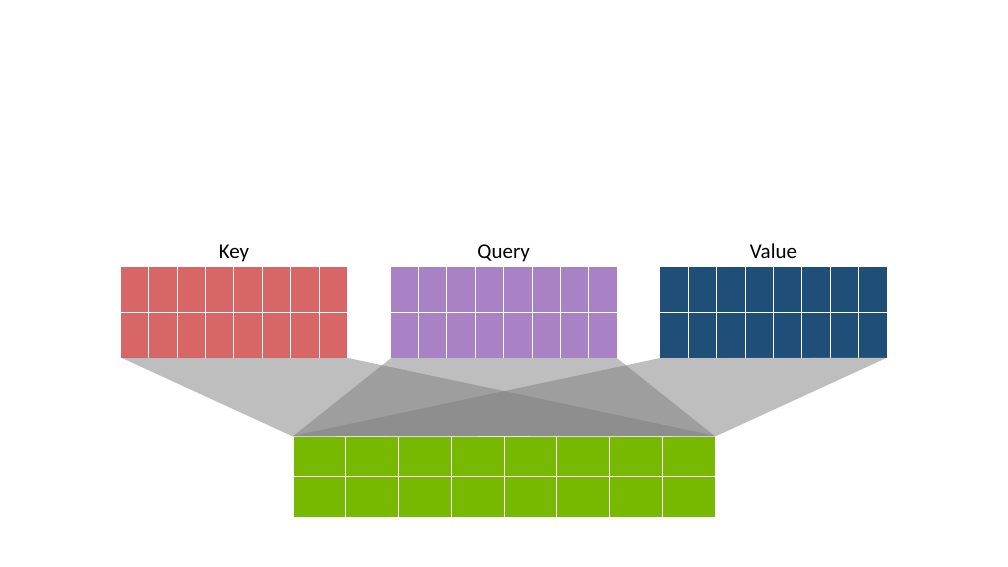
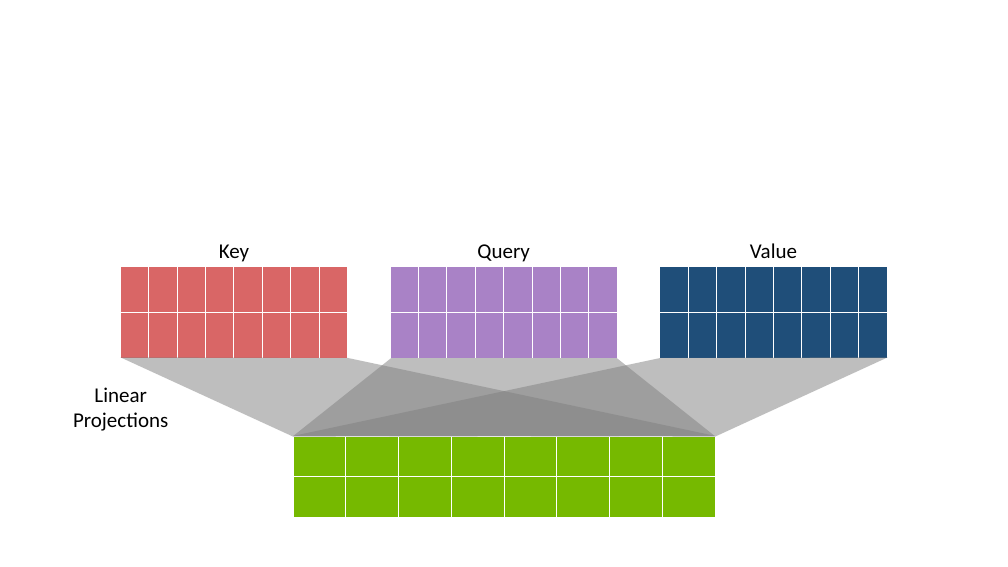
Before and after one commit to tlkh/dnn_animations, a slide deck: slide 8 of src/MHA_Animation.pptx (slide 6 before the commit). Drawn at 1008x567 pixels with LibreOffice and Linux fonts; fonts in the diff are those of the drawing. Boxes give left, top, right and bottom in pixels: in the first picture for what was removed or moved away, otherwise in the second. Text is boxed around its words. In the diff, an @@ line names an element or a change of style, - is before the commit and + after.

```diff
--- a/src/MHA_Animation.pptx
+++ b/src/MHA_Animation.pptx
@@ text added at bbox=[73, 387, 168, 431], 20 pt, text #000000 @@
+Linear
+Projections
```
Also in this commit, not shown: 6 slides added, 2 other files.
